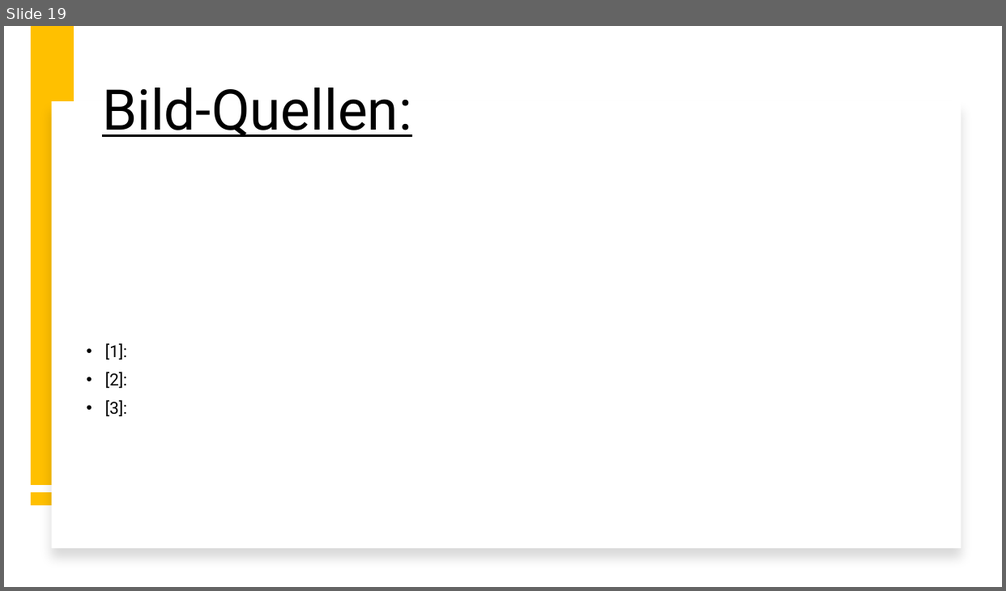
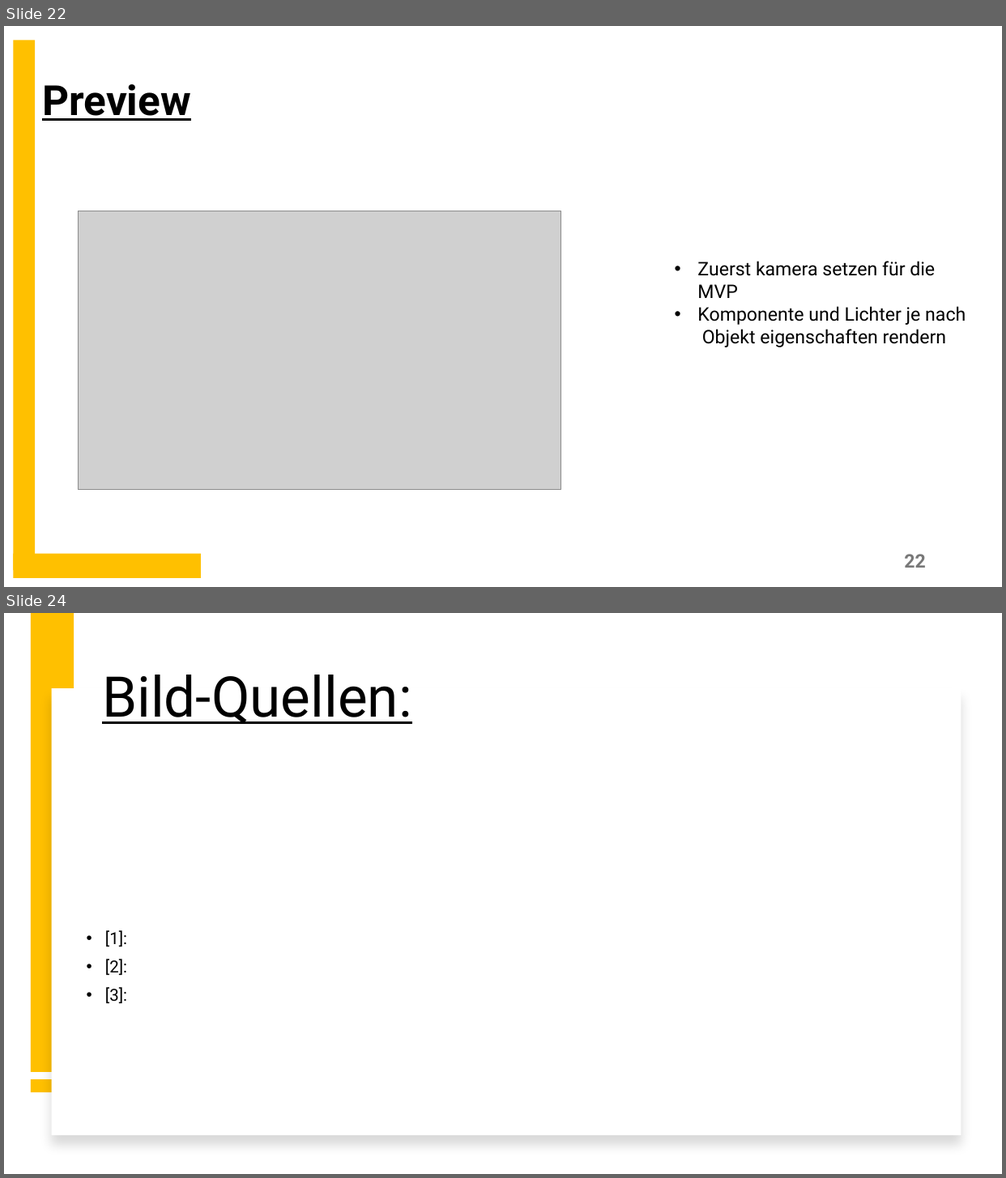
Before and after one commit to lgndluke/RaytRazor, a slide deck: 2. Präsentation/2.1 Präsentationsunterlagen/04_Team_RayForge_Release_Technische-Präsentation.pptx. Shown one above the other, each under a label of ours: slide 19 before the commit, slides 22 and 24 after it; the slides between them are not shown. The pictures are 1006x591 and 1006x1178 pixels, drawn with LibreOffice and Linux fonts; fonts in the diff are those of the drawing; grey boxes stand for pictures. Boxes give left, top, right and bottom in pixels: in the first picture for what was removed or moved away, otherwise in the second. Text is boxed around its words. In the diff, an @@ line names an element or a change of style, - is before the commit and + after.

```diff
--- a/2. Präsentation/2.1 Präsentationsunterlagen/04_Team_RayForge_Release_Technische-Präsentation.pptx
+++ b/2. Präsentation/2.1 Präsentationsunterlagen/04_Team_RayForge_Release_Technische-Präsentation.pptx
@@ slide 22 added at <box>4,26,1002,587</box>, background #FFFFFF @@
@@ rectangle added at <box>13,41,35,571</box>, fill #FFC000 @@
@@ text added at <box>42,84,191,121</box>, 40 pt, text #000000, bold, underline @@
+Preview
@@ picture added at <box>78,211,560,490</box> @@
@@ text added at <box>697,261,965,348</box>, 18 pt, text #000000 @@
+• Zuerst kamera setzen für die MVP
+• Komponente und Lichter je nach
+Objekt eigenschaften rendern
@@ rectangle added at <box>13,554,201,578</box>, fill #FFC000 @@
@@ page number added at <box>904,554,925,568</box>, 18 pt, text #797979, bold @@
+22
@@ what was slide 19 is now slide 24 @@
```
Also in this commit, not shown: 4 other slides added.
